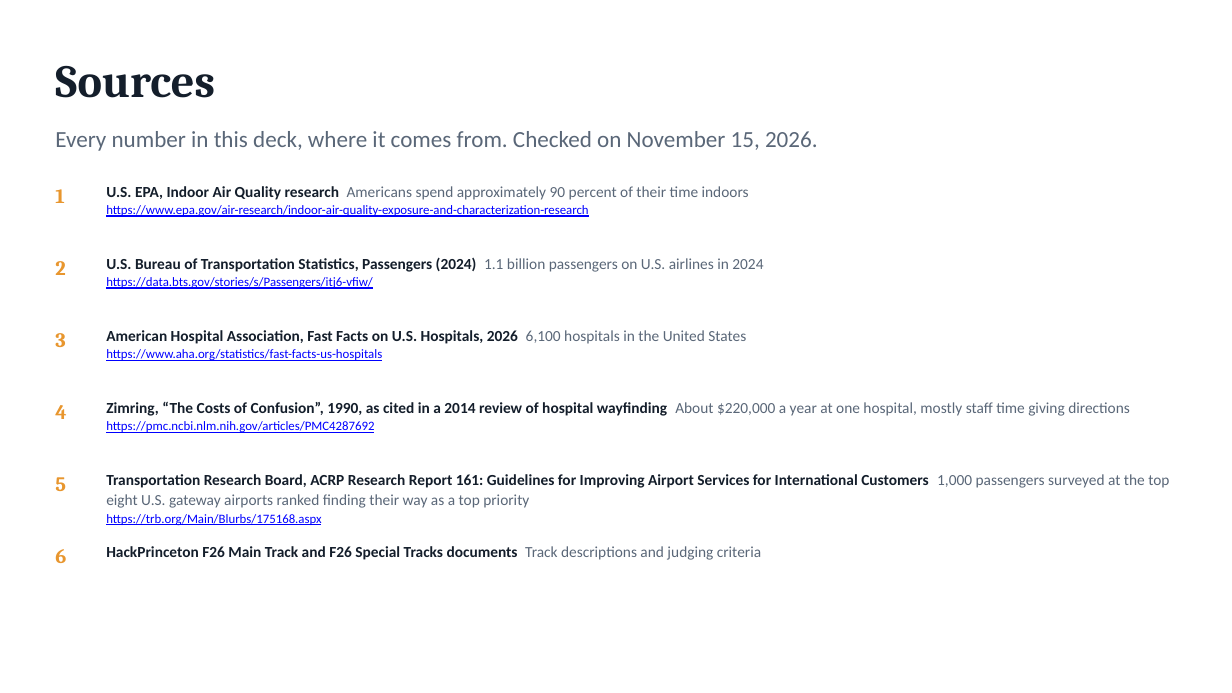
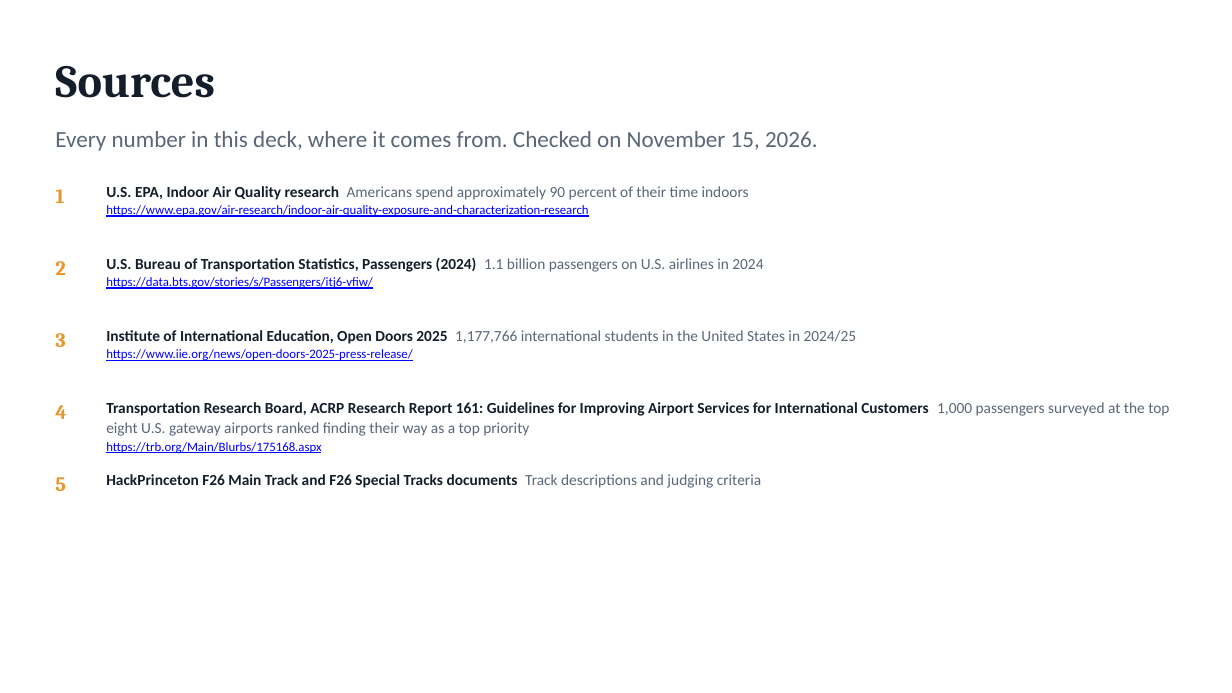
Before and after one commit to epicgdog/blindsight, a slide deck: slide 14 of slides/insight.pptx. Drawn at 1232x693 pixels with LibreOffice and Linux fonts; fonts in the diff are those of the drawing. Boxes give left, top, right and bottom in pixels: in the first picture for what was removed or moved away, otherwise in the second. Text is boxed around its words. In the diff, an @@ line names an element or a change of style, - is before the commit and + after.

Commit message:
Insight deck: start with airports, then universities

```diff
--- a/slides/insight.pptx
+++ b/slides/insight.pptx
@@ text at [106,330,857,361]: text changed; text colour #141E2B to #5A6778 @@
-American Hospital Association, Fast Facts on U.S. Hospitals, 2026 6,100 hospitals in the United States
-https://www.aha.org/statistics/fast-facts-us-hospitals
+Institute of International Education, Open Doors 2025 1,177,766 international students in the United States in 2024/25
+https://www.iie.org/news/open-doors-2025-press-release/
@@ text "Transportation Research Board, ACRP Research ...": place and size @@
-text "Transportation Research Board, ACRP Research ..." at [106,474,1169,526]
+text "Transportation Research Board, ACRP Research ..." at [106,402,1169,454]
@@ text removed at [106,402,1130,433] @@
-Zimring, “The Costs of Confusion”, 1990, as cited in a 2014 review of hospital wayfinding About $220,000 a year at one hospital, mostly staff time giving directions
-https://pmc.ncbi.nlm.nih.gov/articles/PMC4287692
@@ text "HackPrinceton F26 Main Track and ...": place and size @@
-text "HackPrinceton F26 Main Track and ..." at [106,546,761,560]
+text "HackPrinceton F26 Main Track and ..." at [106,474,761,488]
@@ text removed at [55,549,66,563] @@
-6
```
Also in this commit, not shown: 4 other slides changed, 1 slide added, 1 slide removed, 2 other files.
